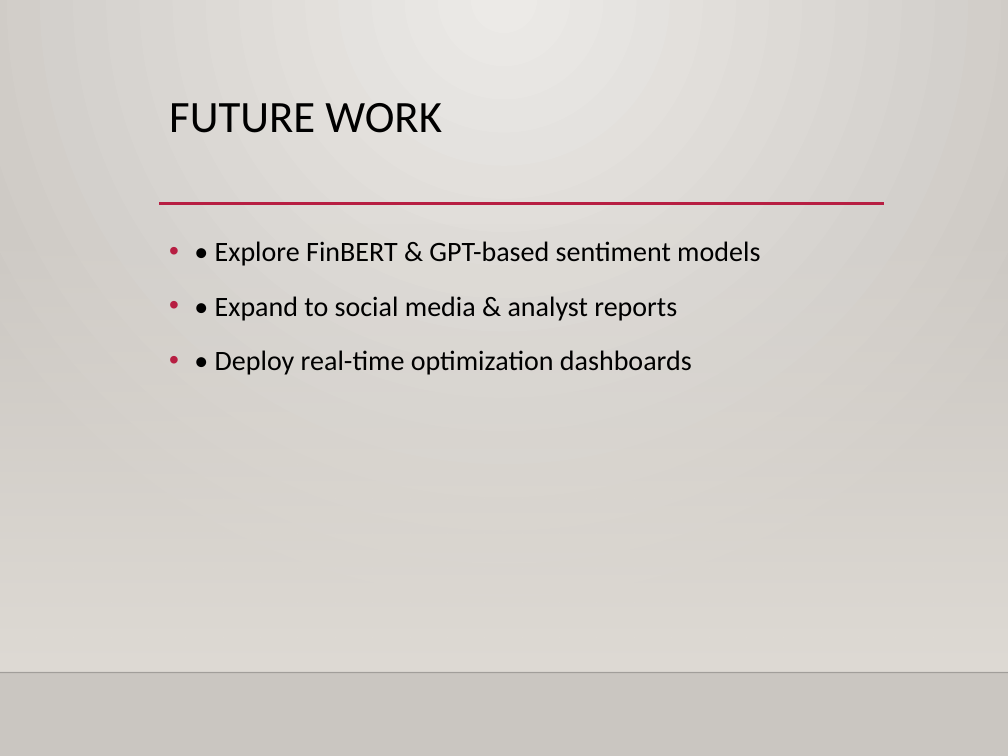
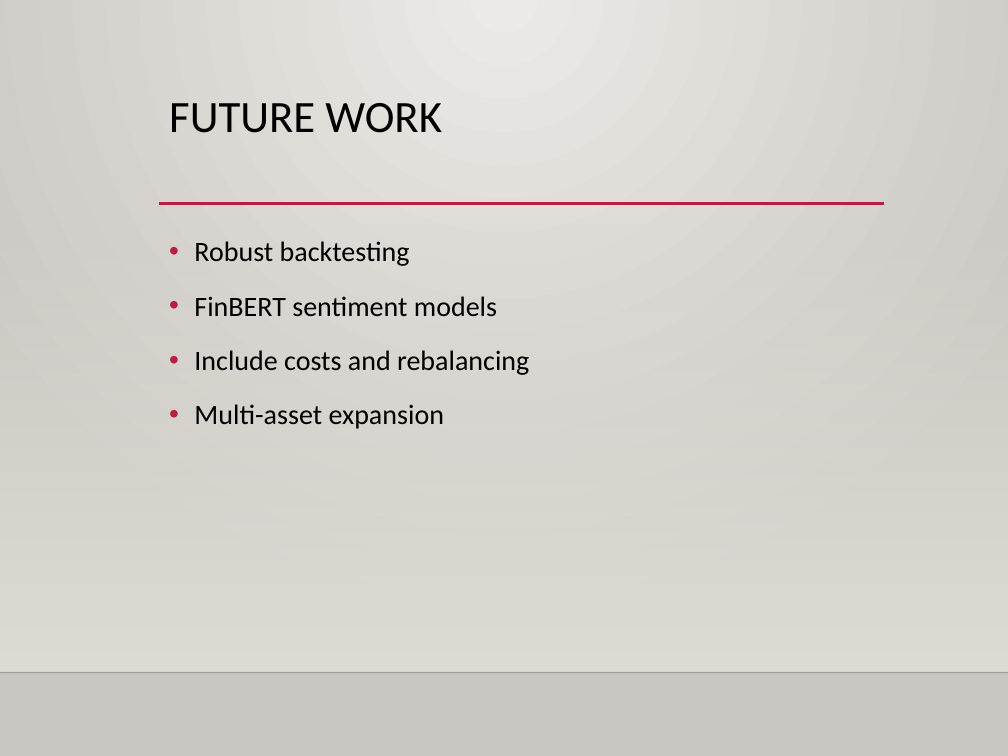
Before and after one commit to Faisal51214/AI-Driven-Portfolio-Optimizer-with-Sentiment-Integration-, a slide deck: slide 8 of Power Point Slides.pptx (slide 5 before the commit). Drawn at 1008x756 pixels with LibreOffice and Linux fonts; fonts in the diff are those of the drawing; background and template pictures are left out. Boxes give left, top, right and bottom in pixels: in the first picture for what was removed or moved away, otherwise in the second. Text is boxed around its words. In the diff, an @@ line names an element or a change of style, - is before the commit and + after.

```diff
--- a/Power Point Slides.pptx
+++ b/Power Point Slides.pptx
@@ text at (x1=194, y1=241, x2=529, y2=429): text changed @@
-• • Explore FinBERT & GPT-based sentiment models
-• • Expand to social media & analyst reports
-• • Deploy real-time optimization dashboards
+• Robust backtesting
+• FinBERT sentiment models
+• Include costs and rebalancing
+• Multi-asset expansion
```
Also in this commit, not shown: 4 other slides changed, 3 slides added.
